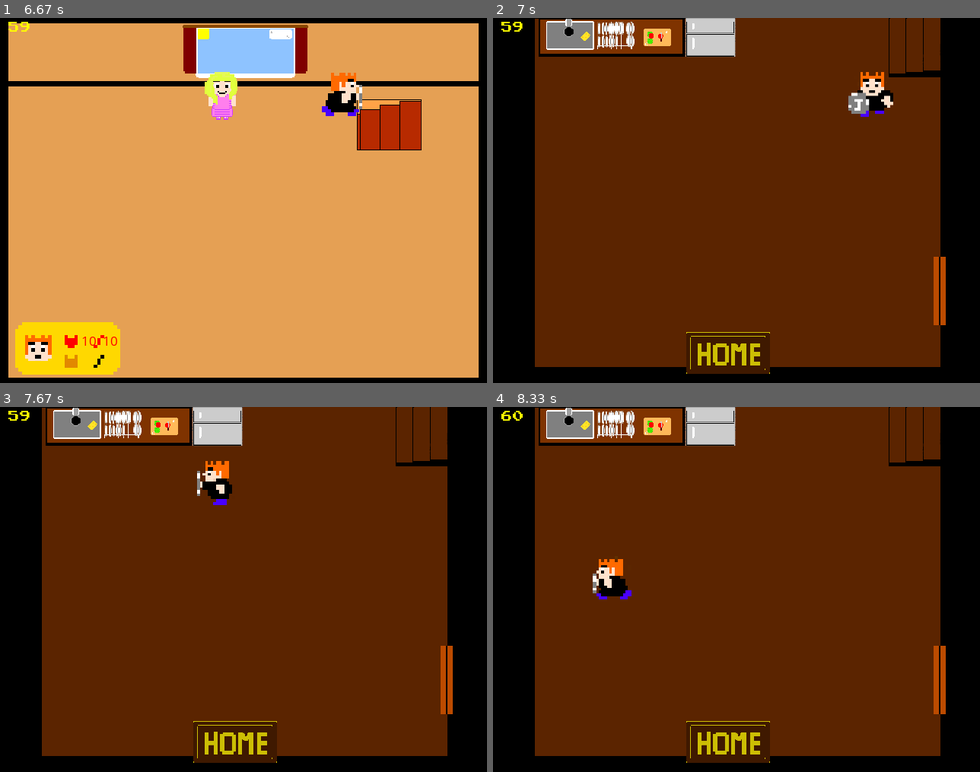
Above: before the commit, frames 1-4 (two rows, left to right).
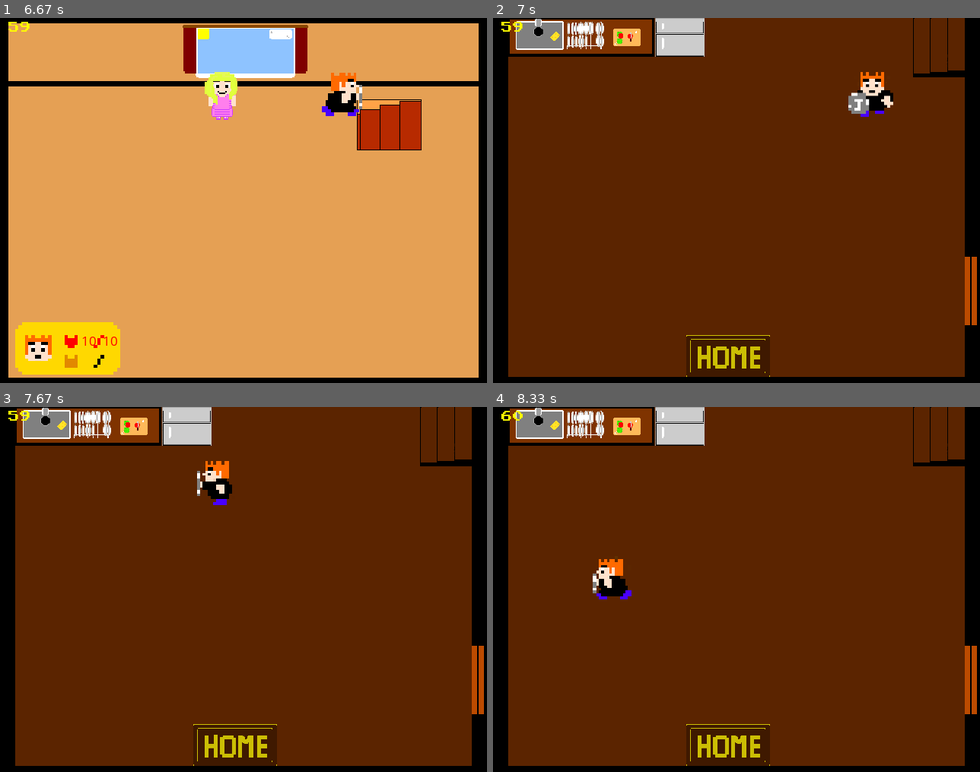
Above: after the commit, the same moments.

Repository: Marios325346/John-sAdventure
Game: pygame game, started from main.py
The game is run twice, just before and just after one commit, with the same random seed, the same clock (stepped at 60 frames per second) and the same inputs. The source is Python 2; it was converted automatically to run under Python 3.
Inputs (mouse positions are in pixels of both pictures, inside the frame that each line leads up to):
- Up to frame 1 (6.67 s): click (243, 200) at 0.38 s; hold Up 1.17-1.63 s; hold Right 1.67-2.13 s; hold Left 2.17-2.7 s; hold Down 2.73-3.03 s; hold Left 3.07-3.47 s; hold Up 3.5-3.87 s; hold Right 3.9-4.53 s; hold Down 4.57-4.93 s; hold Left 4.97-5.43 s; hold Right 5.47-5.93 s; hold Up 5.97-6.27 s; hold Right from 6.3 s (still down)
- Up to frame 2 (7 s): release Right at 6.77 s; tap Enter at 6.8 s
- Up to frame 3 (7.67 s): hold Left from 7.13 s (still down)
- Up to frame 4 (8.33 s): release Left at 7.67 s; hold Down 7.7-8 s; hold Left from 8.03 s (still down)

Frame 1 is identical in both runs. In frame 2, 16% of the frame differs, in the area x 3-100%, y 0-99%; in frame 3, 16%; in frame 4, 16%.

Commit message:
0.0.2 last arc

Diff:
--- a/main.py
+++ b/main.py
@@ -7,7 +7,6 @@
 
 pygame.init()
 
-os.chdir('C:\Users\Marios Papazogloy\Documents\GitHub\John-s-adventure-')
 # screen
 screen = pygame.display.set_mode((640, 480))
 clock = pygame.time.Clock()
@@ -34,12 +33,10 @@
 
 Pixel_font = pygame.font.Font("fonts/pixelfont.ttf", 18)
 
-
 def framerate():
     fps = str(int(clock.get_fps()))
     fps_text = Pixel_font.render(fps, 1, pygame.Color("yellow"))
     return fps_text
-
 
 catalogImg = pygame.image.load('sprites/catalog.png')
 def stairs_catalog():
@@ -313,29 +310,25 @@
     elif playerX >= 580:
         playerX = 580
     # Y Position 900
-    if playerY <= 40:
-        playerY = 40
+    if playerY <= 10:
+        playerY = 10
     elif playerY >= 410:
         playerY = 410
-
-    # Kitchen Collisions
-    if playerY >= -6 and playerY <= 92 and playerX >= 101 and playerX <= 480:
-        #playerY = 96
-        pass
-    # Kitchen furniture collision
-    if playerY >= -6 and playerY <= 285 and playerX >= 479 and playerX <= 673:
-        #playerX = 673
-        pass
-
-    # BASEMENT
-    if playerY >= 430 and playerY <= 610 and playerX >= 1000:
+    if playerY <= 40 and playerX <= 245:
+        playerY = 40
+
+    # BASEMENT or Outdoors
+    if playerY >= 290 and playerY <= 320 and playerX >= 570:
         main_room = False
         basement = True
+        print("You went to basement oh yes")
+    elif playerY >= 370 and playerX >= 220 and playerX <= 320:
+        print("You went outside")
 
     # MOVEMENT X AND Y
     playerX += playerX_change
     playerY -= playerY_change
-
+    print("X:",playerX , "Y:",playerY)
     screen.blit(framerate(), (10, 0))
     clock.tick(60)
     gameWindow()
Binary file changed: sprites/main_room.png
